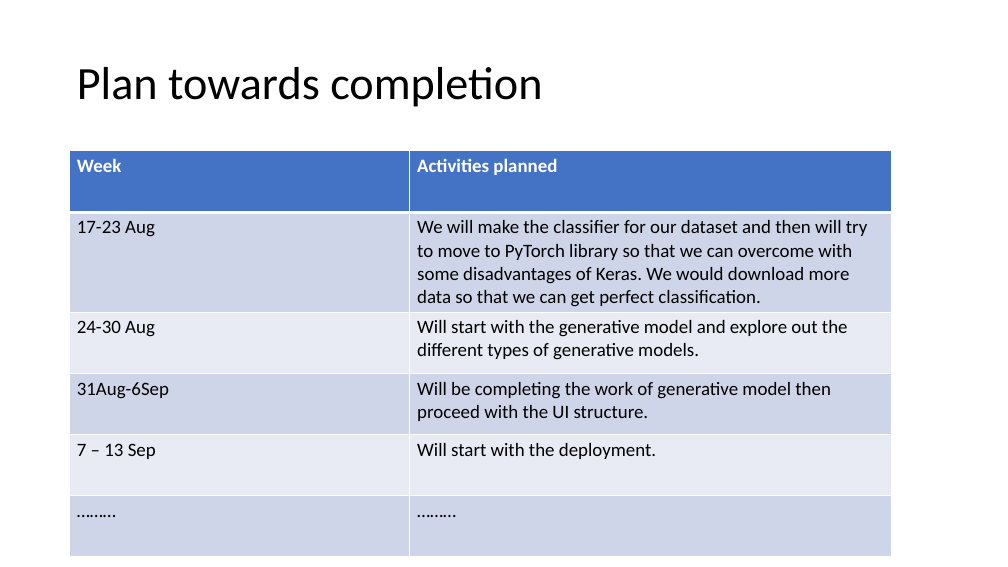
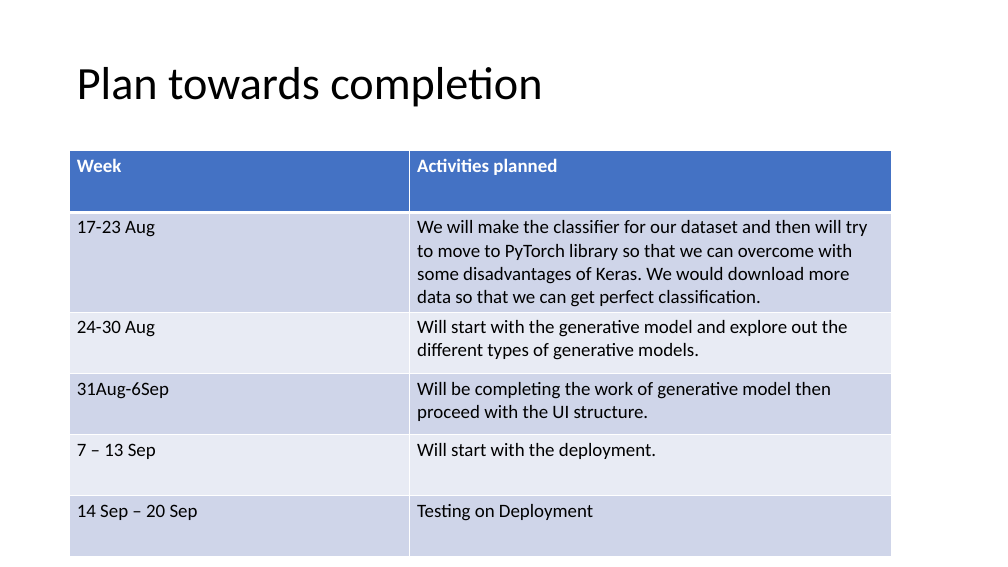
Before and after one commit to alvynabranches/trimester4, a slide deck: slide 10 of 3_Mini_Project/MiniProject_Synopsis.pptx. Drawn at 1008x567 pixels with LibreOffice and Linux fonts; fonts in the diff are those of the drawing. Boxes give left, top, right and bottom in pixels: in the first picture for what was removed or moved away, otherwise in the second. Text is boxed around its words. In the diff, an @@ line names an element or a change of style, - is before the commit and + after.

```diff
--- a/3_Mini_Project/MiniProject_Synopsis.pptx
+++ b/3_Mini_Project/MiniProject_Synopsis.pptx
@@ table at [70, 151, 892, 556] @@
-row 6, column 1: ………
+row 6, column 1: 14 Sep – 20 Sep
-row 6, column 2: ………
+row 6, column 2: Testing on Deployment
```
Also in this commit, not shown: 7 other slides changed, 6 other files.
